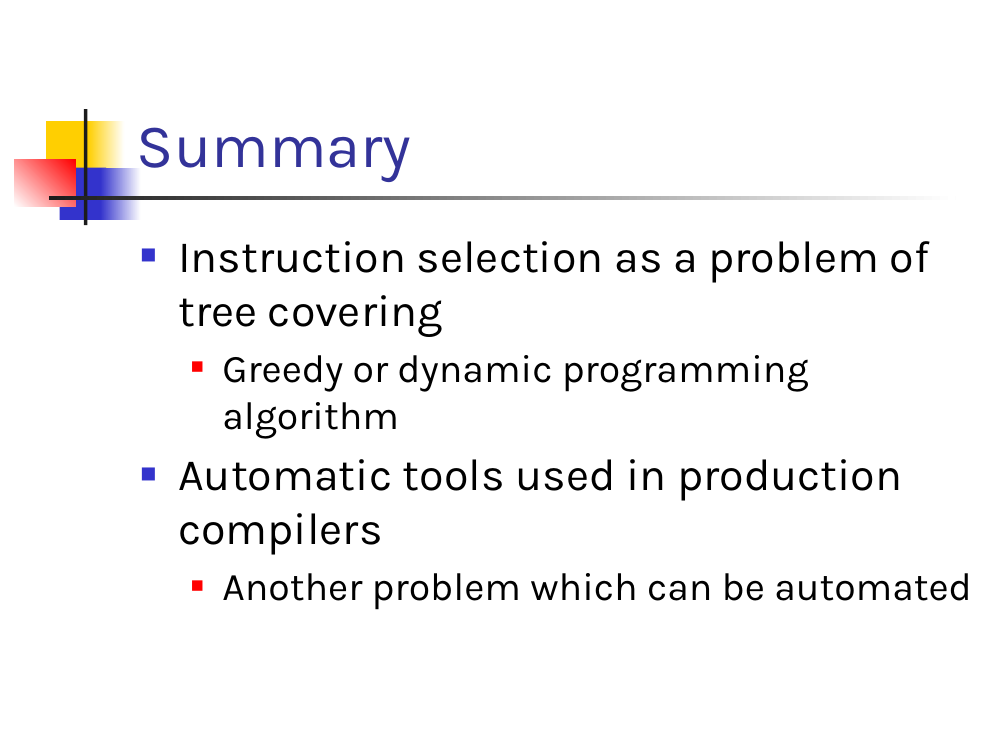
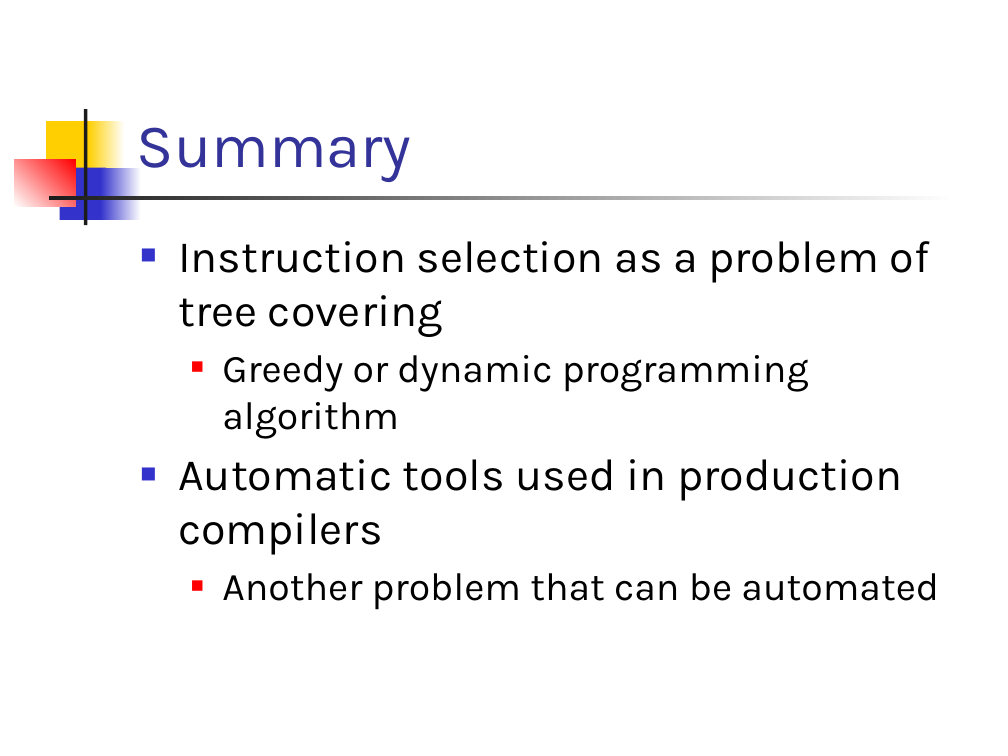
Before and after one commit to csslab-ustc/csslab-ustc.github.io, a slide deck: slide 33 of courses/compiler/slides/lec15-instr-select-tree.pptx. Drawn at 1008x756 pixels with LibreOffice and Linux fonts; fonts in the diff are those of the drawing. Boxes give left, top, right and bottom in pixels: in the first picture for what was removed or moved away, otherwise in the second. Text is boxed around its words. In the diff, an @@ line names an element or a change of style, - is before the commit and + after.

```diff
--- a/courses/compiler/slides/lec15-instr-select-tree.pptx
+++ b/courses/compiler/slides/lec15-instr-select-tree.pptx
@@ text at (222, 573, 939, 610): text changed @@
-  ■ Another problem which can be automated
+  ■ Another problem that can be automated
```
Also in this commit, not shown: 4 other slides changed.
